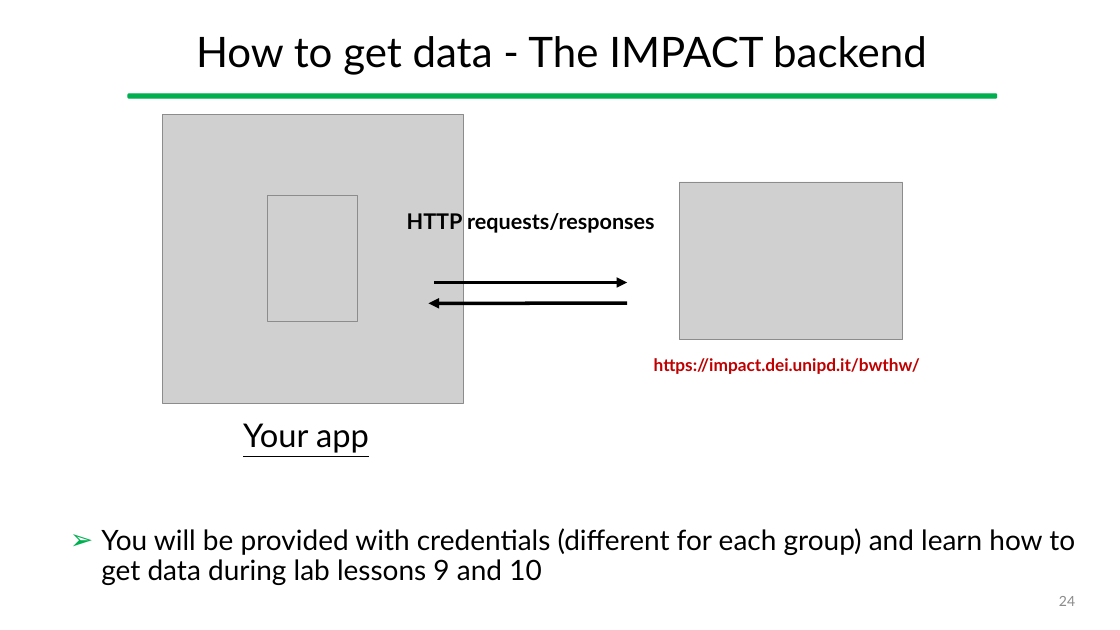
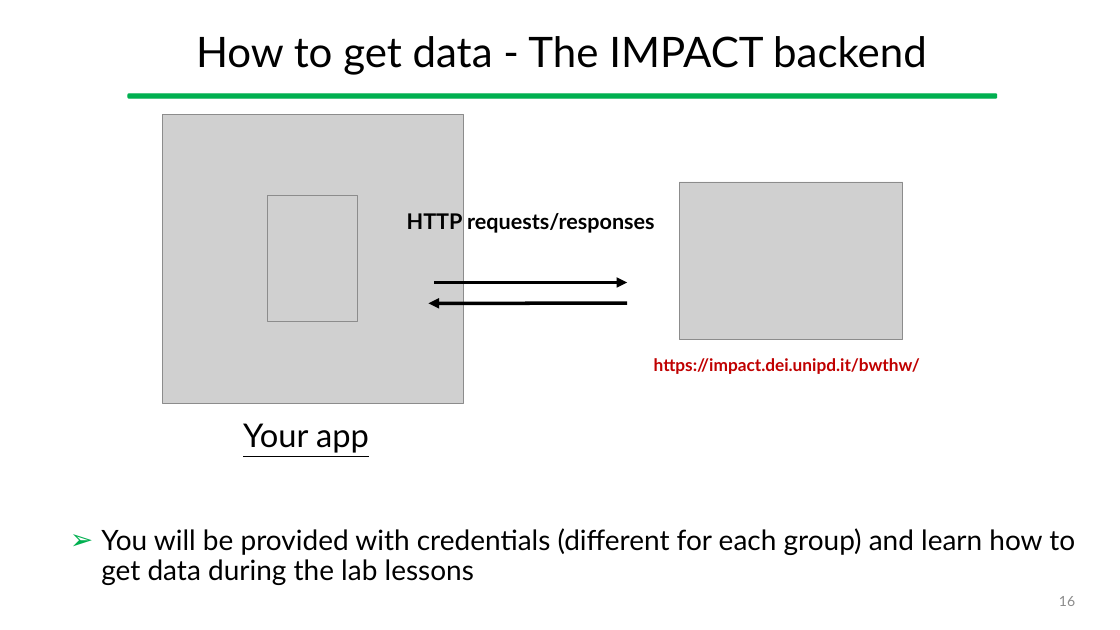
Before and after one commit to gcappon/bwthw, a slide deck: slide 16 of theory_01-course_introduction/theory_1-course_introduction.pptx (slide 24 before the commit). Drawn at 1120x630 pixels with LibreOffice and Linux fonts; fonts in the diff are those of the drawing; grey boxes stand for pictures. Boxes give left, top, right and bottom in pixels: in the first picture for what was removed or moved away, otherwise in the second. Text is boxed around its words. In the diff, an @@ line names an element or a change of style, - is before the commit and + after.

Commit message:
updated lesson 1

```diff
--- a/theory_01-course_introduction/theory_1-course_introduction.pptx
+++ b/theory_01-course_introduction/theory_1-course_introduction.pptx
@@ text at box(101, 528, 1075, 585): text changed @@
-➢ You will be provided with credentials (different for each group) and learn how to get data during lab lessons 9 and 10
+➢ You will be provided with credentials (different for each group) and learn how to get data during the lab lessons
@@ page number at box(1059, 596, 1075, 606): text changed @@
-24
+16
```
Also in this commit, not shown: 6 other slides changed, 8 slides removed, 4 other files.
